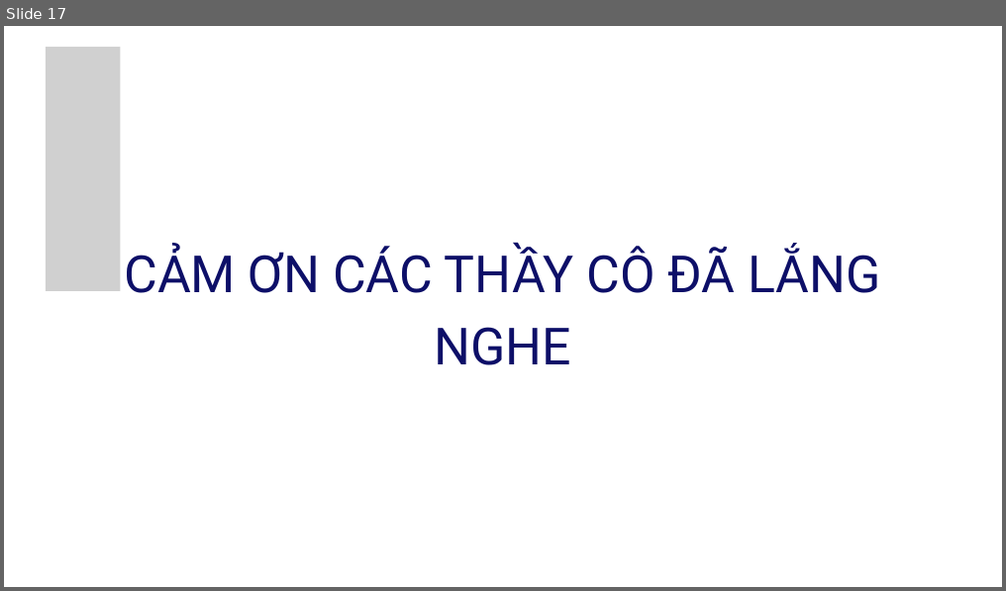
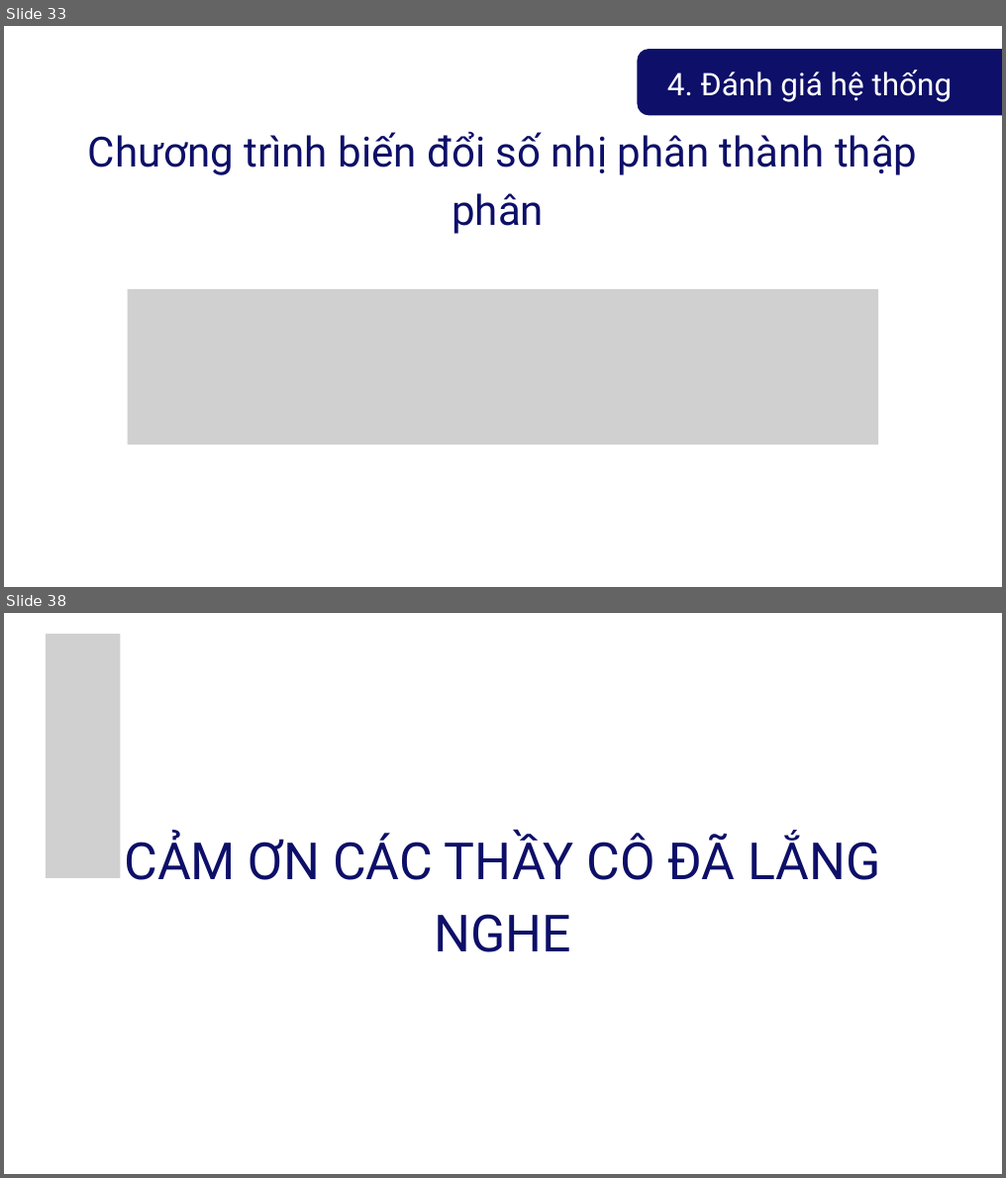
Before and after one commit to Stork1323/riscv_cache, a slide deck: Documents/Presentation for Project 2.pptx. Shown one above the other, each under a label of ours: slide 17 before the commit, slides 33 and 38 after it; the slides between them are not shown. The pictures are 1006x591 and 1006x1178 pixels, drawn with LibreOffice and Linux fonts; fonts in the diff are those of the drawing; grey boxes stand for pictures. Boxes give left, top, right and bottom in pixels: in the first picture for what was removed or moved away, otherwise in the second. Text is boxed around its words. In the diff, an @@ line names an element or a change of style, - is before the commit and + after.

```diff
--- a/Documents/Presentation for Project 2.pptx
+++ b/Documents/Presentation for Project 2.pptx
@@ slide 33 added at bbox=[4, 26, 1002, 587], background #FFFFFF @@
@@ freeform shape added at bbox=[638, 49, 1002, 115], fill #0D0F68 @@
@@ text added at bbox=[667, 70, 952, 102], 45 pt, text #FFFFFF @@
+4. Đánh giá hệ thống
@@ text added at bbox=[88, 132, 917, 234], 60 pt, text #0D0F68 @@
+Chương trình biến đổi số nhị phân thành thập phân
@@ picture added at bbox=[128, 289, 879, 445] @@
@@ what was slide 17 is now slide 38 @@
```
Also in this commit, not shown: 23 other slides added.
